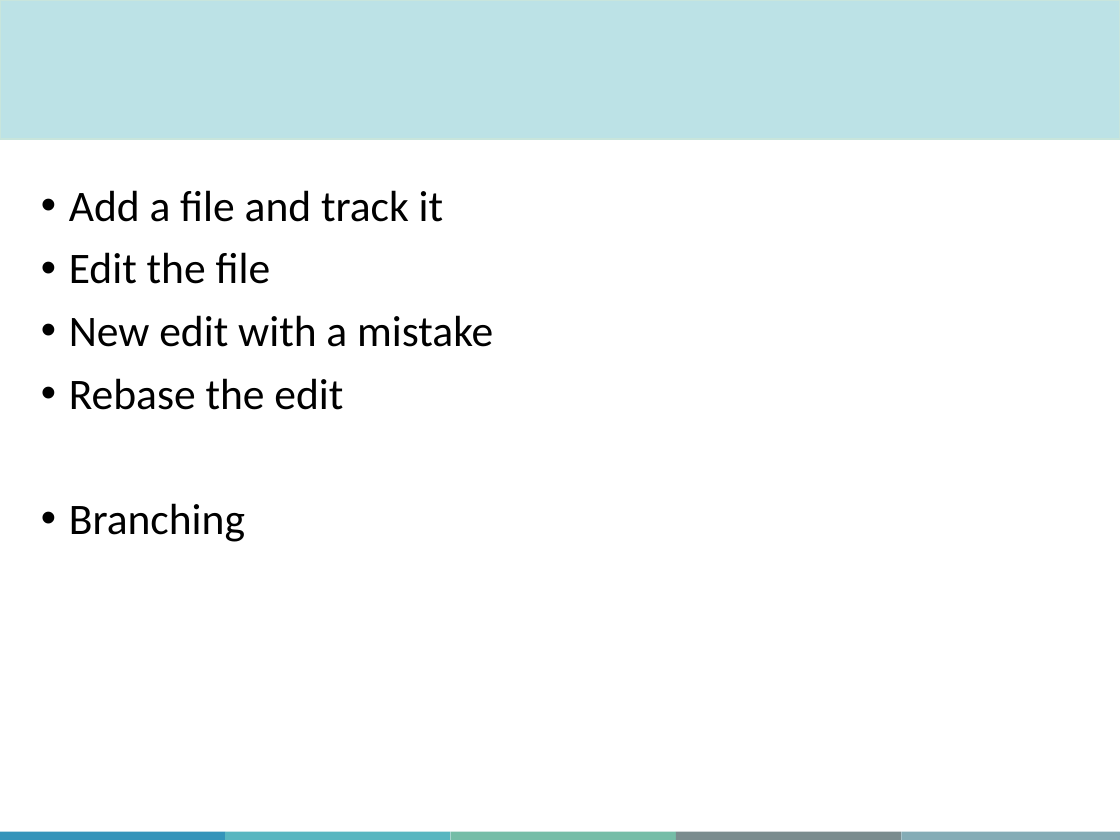
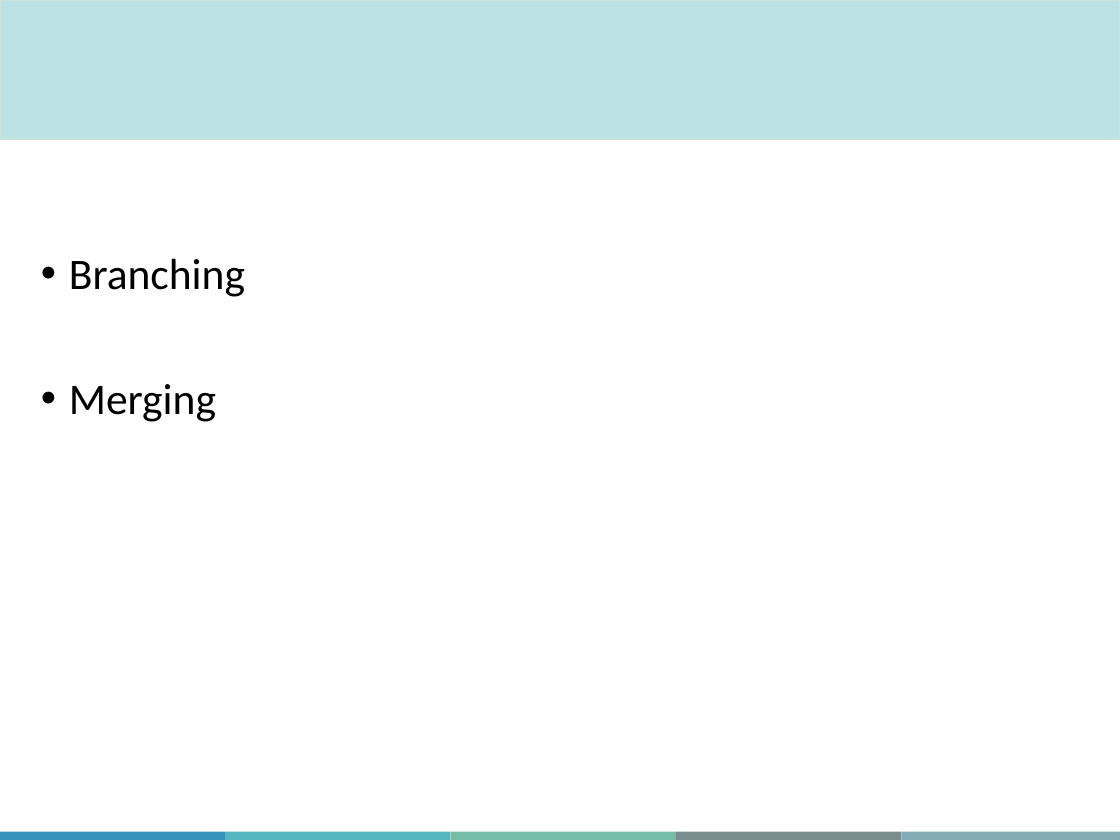
Before and after one commit to aosakwe/MiCM_IntroToGitHub, a slide deck: slide 19 of Slides/MiCM_GitHub_Workshop.pptx (slide 17 before the commit). Drawn at 1120x840 pixels with LibreOffice and Linux fonts; fonts in the diff are those of the drawing; background and template pictures are left out. Boxes give left, top, right and bottom in pixels: in the first picture for what was removed or moved away, otherwise in the second. Text is boxed around its words. In the diff, an @@ line names an element or a change of style, - is before the commit and + after.

```diff
--- a/Slides/MiCM_GitHub_Workshop.pptx
+++ b/Slides/MiCM_GitHub_Workshop.pptx
@@ text at box(69, 190, 493, 410): paragraphs removed @@
-• Add a file and track it
-• Edit the file
-• New edit with a mistake
-• Rebase the edit
@@ text at box(69, 384, 216, 422): paragraph added @@
+• Merging
```
Also in this commit, not shown: 8 other slides changed, 8 slides added, 6 other files.
